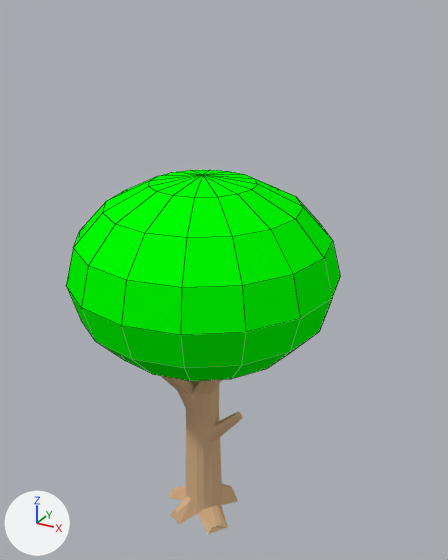
The Blender file antargis/trunk/models/tree.blend: old version first, new version second.
Before and after are seen from a 50 mm camera at (0.826, -1.461, 1.533) aimed at (0.008, 0.026, 0.79). Arrows for +X, +Y and +Z are at lower left; the lights stay in place. Mesh edges are drawn as thin lines on the coarser meshes.

In view in the first picture: 'g_cylinder1_color_00', 'g_cylinder1_color_17'.
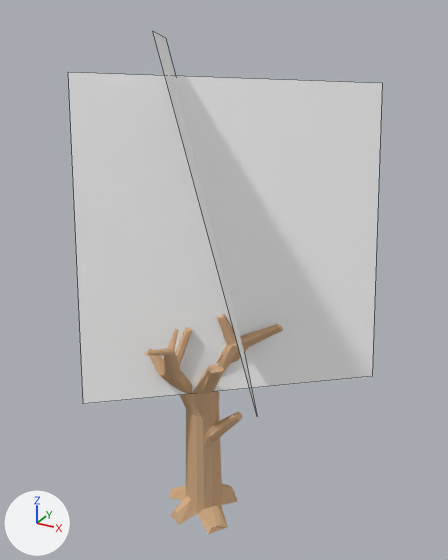
What differs and where, as boxes [x1, y1, x2, y2] in the pictures (448 x 560 px):
'Plane', added: after [68, 72, 382, 404]
'g_cylinder1_color_00', no longer drawn: before [66, 170, 340, 381]
'Plane.001', added: after [153, 32, 257, 415]

The change, as a diff of the scene's bpy script:
```diff
--- a/antargis/trunk/models/tree.blend.py
+++ b/antargis/trunk/models/tree.blend.py
@@ mat_material @@
+mat_material = diffuse_material('Material')
+mat_material.base_color = (1.0, 1.0, 1.0)  # white #ffffff
@@ me_g_cylinder1_color_000 @@
 # used by ob_g_cylinder1_color_00; location = (0.007, -0.074, 0.0); scale = (0.541, 0.541, 0.541)
-me_g_cylinder1_color_000.from_pydata(...)  # 114 vertices, 128 faces; spans x -0.701..0.691, y -0.711..0.681, z 1.086..2.09
+me_g_cylinder1_color_000.from_pydata(...)  # 0 vertices, 0 faces; spans empty
+# me_g_cylinder1_color_000 part 1: the whole mesh is rebuilt
 me_g_cylinder1_color_000.materials.append(mat_color_000_256_000)
@@ me_plane @@
+me_plane.from_pydata([(1.0, 1.0, 0.0), (1.0, -1.0, 0.0), (-1.0, -1.0, 0.0), (-1.0, 1.0, 0.0)], [], [(0, 3, 2, 1)])
+me_plane.materials.append(mat_material)  # its picture is missing
@@ ob_plane @@
+ob_plane = bpy.data.objects.new('Plane', me_plane)
+ob_plane.location = (0.035, 0.051, 0.913)
+ob_plane.rotation_euler = (1.33, 0.0567, 0.755)  # degrees (76, 3.2, 43)
+ob_plane.scale = (0.454, 0.454, 0.454)
+ob_plane.material_slots[0].link = 'OBJECT'; ob_plane.material_slots[0].material = mat_material  # its picture is missing
@@ ob_plane_001 @@
+ob_plane_001 = bpy.data.objects.new('Plane.001', me_plane.copy())
+ob_plane_001.location = (-0.06, 0.034, 1.025)
+ob_plane_001.rotation_euler = (1.33, 0.0567, 2.133)  # degrees (76, 3.2, 122)
+ob_plane_001.scale = (0.454, 0.454, 0.454)
+ob_plane_001.material_slots[0].link = 'OBJECT'; ob_plane_001.material_slots[0].material = mat_material  # its picture is missing
```
